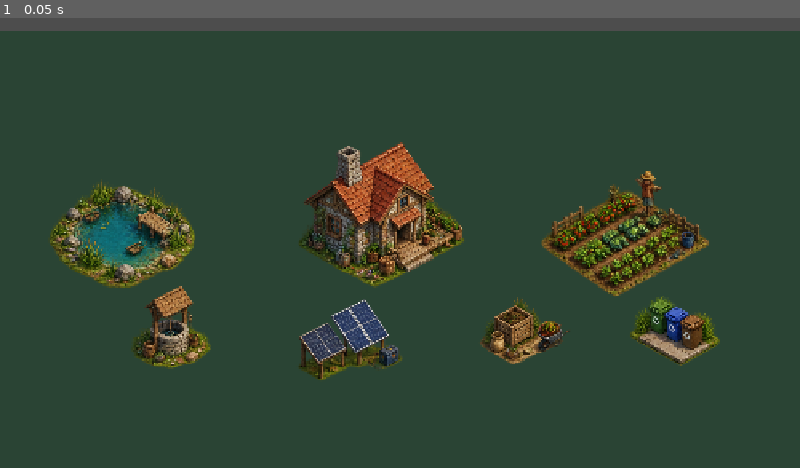
Above: before the commit, frame 1.
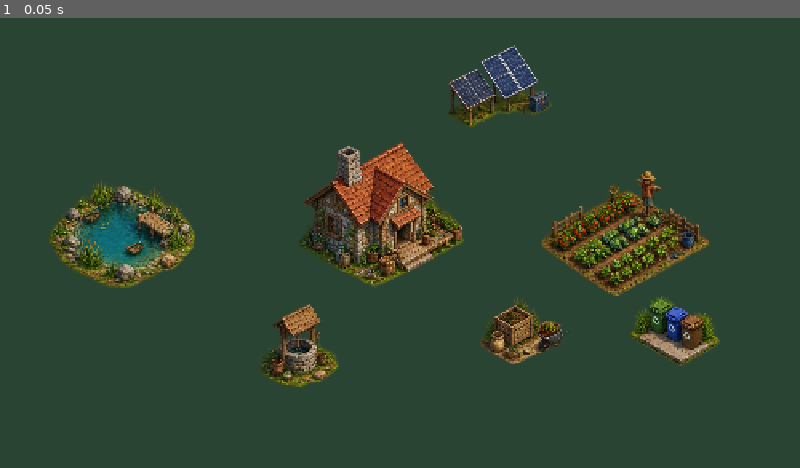
Above: after the commit, the same moment.

Repository: beyzAbdullahoglu/lastshelter
Game: Godot game, scene res://scenes/Main.tscn
Same seed, same stepped clock (60 frames per second), same inputs: the game is played once before the commit and once after it.
Inputs:
- Up to frame 1 (0.05 s): no input

The runs differ from the first frame. In frame 1, 6.8% of the frame differs, in the area x 0-100%, y 0-82%.

Commit message:
grassLayer added
tile added

Diff:
--- a/scenes/Main.tscn
+++ b/scenes/Main.tscn
@@ -1,6 +1,6 @@
 [gd_scene format=3 uid="uid://bn8xdh40oe841"]
 
-[ext_resource type="Texture2D" uid="uid://crgxevnf320hj" path="res://assets/terrain/grass_tile.png" id="1_jlsqs"]
+[ext_resource type="Texture2D" uid="uid://dp2ll20u12ils" path="res://assets/terrain/grass_flower_tile.png" id="1_jlsqs"]
 [ext_resource type="Texture2D" uid="uid://bbh21chttgnfg" path="res://assets/buildings/house_cottage.png" id="1_rvslj"]
 [ext_resource type="Texture2D" uid="uid://cygwm0b2c0g5k" path="res://assets/water/pond_healthy.png" id="2_0bbpv"]
 [ext_resource type="Texture2D" uid="uid://7kby2xs0sggp" path="res://assets/props/recycling_bins.png" id="2_q8u5g"]
@@ -9,63 +9,17 @@
 [ext_resource type="Texture2D" uid="uid://w45wqvjiuaff" path="res://assets/agriculture/compost_station.png" id="7_bjd11"]
 [ext_resource type="Texture2D" uid="uid://ddd6mke4v7uql" path="res://assets/water/stone_water_well.png" id="8_qmy6f"]
 
-[sub_resource type="TileSetAtlasSource" id="TileSetAtlasSource_mwfav"]
+[sub_resource type="TileSetAtlasSource" id="TileSetAtlasSource_q8u5g"]
 texture = ExtResource("1_jlsqs")
-4:0/0 = 0
-5:0/0 = 0
-3:1/0 = 0
-4:1/0 = 0
-5:1/0 = 0
-6:1/0 = 0
-7:1/0 = 0
-1:2/0 = 0
-2:2/0 = 0
-3:2/0 = 0
-4:2/0 = 0
-5:2/0 = 0
-6:2/0 = 0
-7:2/0 = 0
-8:2/0 = 0
-0:3/0 = 0
-1:3/0 = 0
-2:3/0 = 0
-3:3/0 = 0
-4:3/0 = 0
-5:3/0 = 0
-6:3/0 = 0
-7:3/0 = 0
-8:3/0 = 0
-9:3/0 = 0
-0:4/0 = 0
-1:4/0 = 0
-2:4/0 = 0
-3:4/0 = 0
-4:4/0 = 0
-5:4/0 = 0
-6:4/0 = 0
-7:4/0 = 0
-8:4/0 = 0
-9:4/0 = 0
-1:5/0 = 0
-2:5/0 = 0
-3:5/0 = 0
-4:5/0 = 0
-5:5/0 = 0
-6:5/0 = 0
-7:5/0 = 0
-8:5/0 = 0
-3:6/0 = 0
-4:6/0 = 0
-5:6/0 = 0
-6:6/0 = 0
-7:6/0 = 0
+texture_region_size = Vector2i(210, 137)
+0:0/0 = 0
 
 [sub_resource type="TileSet" id="TileSet_mti6b"]
 tile_shape = 1
 tile_layout = 5
 tile_offset_axis = 1
-tile_size = Vector2i(166, 16)
-sources/0 = SubResource("TileSetAtlasSource_mwfav")
+tile_size = Vector2i(210, 110)
+sources/0 = SubResource("TileSetAtlasSource_q8u5g")
 
 [node name="Main" type="Control" unique_id=1669467788]
 layout_mode = 3
@@ -78,8 +32,7 @@
 anchors_preset = -1
 anchor_right = 10.212001
 anchor_bottom = 8.344001
-offset_left = -43.0
-offset_top = 20.0
+offset_top = -3.0
 offset_right = 4247.52
 offset_bottom = 3437.24
 grow_horizontal = 2
@@ -94,6 +47,7 @@
 [node name="Ground" type="Node2D" parent="World" unique_id=57863866]
 
 [node name="GrassLayer" type="TileMapLayer" parent="World/Ground" unique_id=196658998]
+position = Vector2(16, -10)
 tile_set = SubResource("TileSet_mti6b")
 
 [node name="SoilLayer" type="TileMapLayer" parent="World/Ground" unique_id=640079899]
@@ -133,10 +87,10 @@
 
 [node name="SolarPanel" type="TextureButton" parent="World/InteractiveObjects" unique_id=1161615277]
 layout_mode = 0
-offset_left = 460.0
-offset_top = 440.0
-offset_right = 660.0
-offset_bottom = 590.0
+offset_left = 699.0
+offset_top = 34.0
+offset_right = 899.0
+offset_bottom = 184.0
 texture_normal = ExtResource("3_lhr70")
 ignore_texture_size = true
 stretch_mode = 5
@@ -183,10 +137,10 @@
 
 [node name="WaterWell" type="TextureButton" parent="World/InteractiveObjects" unique_id=833619539]
 layout_mode = 0
-offset_left = 200.0
-offset_top = 420.0
-offset_right = 345.0
-offset_bottom = 570.0
+offset_left = 405.0
+offset_top = 449.0
+offset_right = 550.0
+offset_bottom = 599.0
 texture_normal = ExtResource("8_qmy6f")
 ignore_texture_size = true
 stretch_mode = 5
Binary file added: assets/terrain/grass.jpg
Not shown, added: assets/terrain/grass.jpg.import
Binary file added: assets/terrain/grass.png
Not shown, added: assets/terrain/grass.png.import
Binary file added: assets/terrain/stone.jpeg
Not shown, added: assets/terrain/stone.jpeg.import
